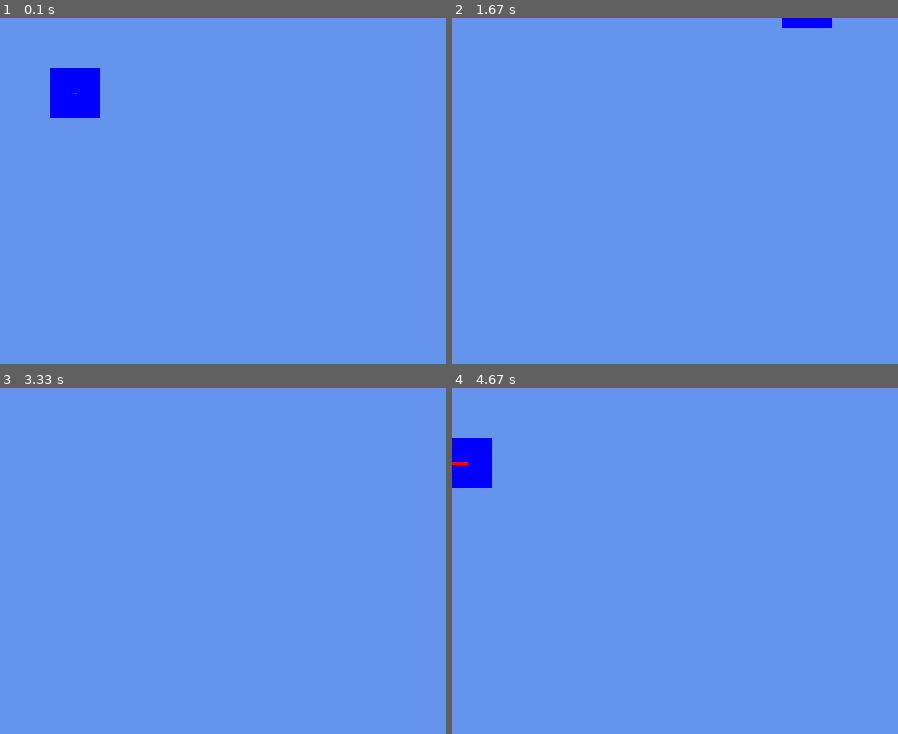
Above: before the commit, frames 1-4 (two rows, left to right).
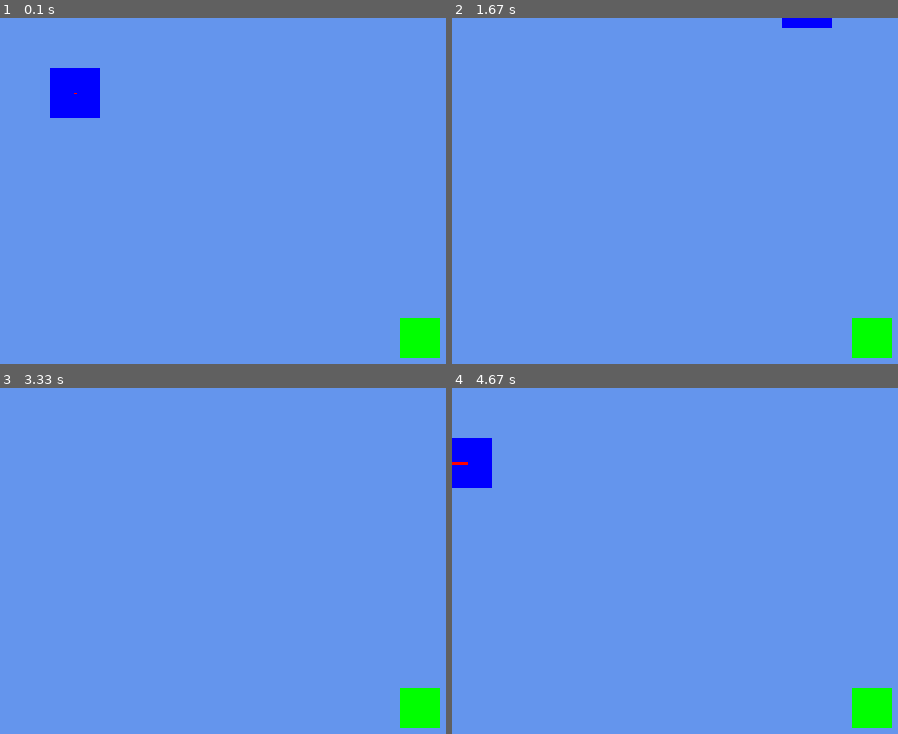
Above: after the commit, the same moments.

Repository: dylanupde/MyPygameRepo2
Game: pygame game, started from MyPygame/MyPygame.py
Two runs of this game, one before a commit and one after it. Both use one fixed random seed, a clock stepped at 60 frames per second and the inputs below.
Inputs:
- Up to frame 1 (0.1 s): no input
- Up to frame 2 (1.67 s): hold D 0.33-0.8 s; hold W 0.83-1.13 s; hold D 1.17-1.63 s
- Up to frame 3 (3.33 s): hold A 1.67-2.2 s; hold S 2.23-2.53 s; hold A 2.57-2.97 s; hold W from 3 s (still down)
- Up to frame 4 (4.67 s): release W at 3.37 s; hold S 4.07-4.43 s; hold A from 4.47 s (still down)

The runs differ from the first frame. In frame 1, 1.0% of the frame differs, in the area x 89-99%, y 86-99%; in frame 2, 1.0%; in frame 3, 1.0%; in frame 4, 1.0%.

Commit message:
Added collider and constants

Diff:
--- /dev/null
+++ b/MyPygame/Constants.py
@@ -0,0 +1,4 @@
+FRAME_RATE = 60
+WORLD_WIDTH = 800
+WORLD_HEIGHT = 600
+BACKGROUND_COLOR = (100, 149, 237)
--- a/MyPygame/Player.py
+++ b/MyPygame/Player.py
@@ -12,7 +12,12 @@
 
 
     def draw(self, inputScreen):
-        pygame.draw.rect(inputScreen, (0, 0, 255), pygame.Rect(self.position.x, self.position.y, self.size, self.size))
+        myRect = pygame.draw.rect(inputScreen, (0, 0, 255), pygame.Rect(self.position.x, self.position.y, self.size, self.size))
+
+        libtardRect = pygame.draw.rect(inputScreen, (0, 255, 0), pygame.Rect(400, 300, 40, 40))
+        if libtardRect.colliderect(myRect):
+            pygame.draw.rect(inputScreen, (0, 255, 0), pygame.Rect(500, 400, 40, 40))
+            pass
 
         scaledUpVelocity = self.velocity.scale(10)
         middlePosition = self.position + Vector2.Vector2(self.size * 0.5, self.size * 0.5)
